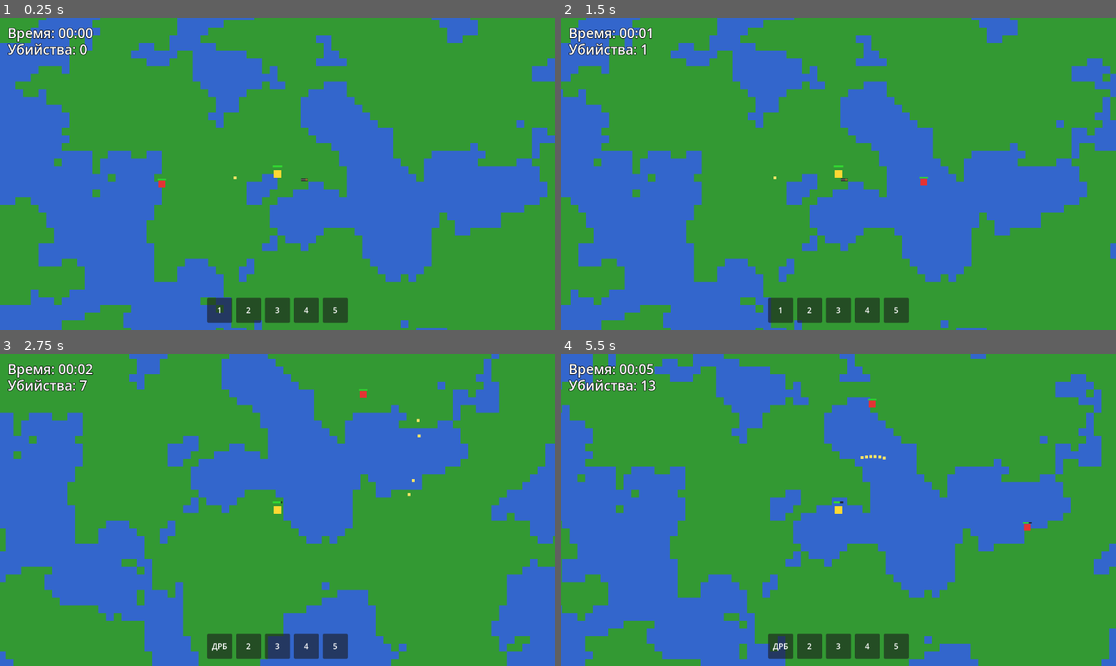
Above: before the commit, frames 1-4 (two rows, left to right).
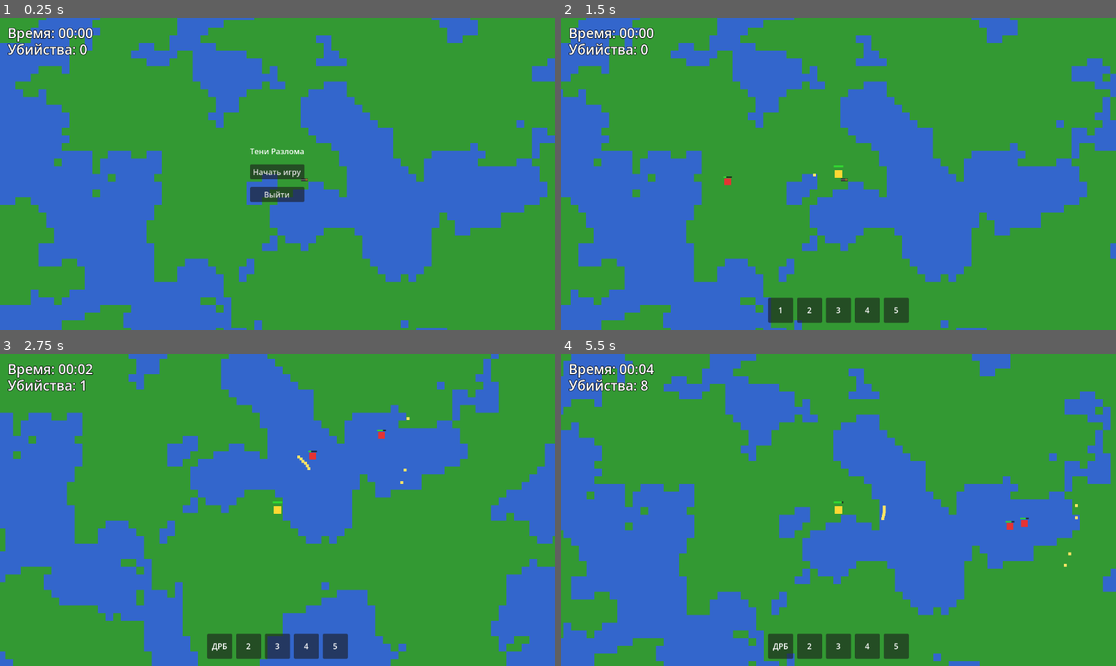
Above: after the commit, the same moments.

Repository: aegissana-sudo/vada
Game: Godot game, scene res://Main.tscn
Same seed, same stepped clock (60 frames per second), same inputs: the game is played once before the commit and once after it.
Inputs (mouse positions are in pixels of both pictures, inside the frame that each line leads up to):
- Up to frame 1 (0.25 s): no input
- Up to frame 2 (1.5 s): click (838, 170) at 0.5 s, where only the run after the commit has a clickable "Начать игру"; hold Right (ui_right) from 1.28 s (still down)
- Up to frame 3 (2.75 s): release Right (ui_right) at 2.03 s; hold Down (ui_down) from 2.03 s (still down)
- Up to frame 4 (5.5 s): release Down (ui_down) at 2.78 s; hold Right (ui_right) 2.78-3.53 s; hold Up (ui_up) 3.53-4.28 s; hold Left (ui_left) from 4.28 s (still down)

The runs differ from the first frame. In frame 1, 2.9% of the frame differs, in the area x 28-63%, y 41-98%; in frame 2, 0.2%; in frame 3, 1.2%; in frame 4, 22%, in the area x 0-100%, y 0-100%.

Commit message:
Добавить главное меню и название игры

Diff:
--- a/Main.tscn
+++ b/Main.tscn
@@ -119,6 +119,36 @@
 horizontal_alignment = 1
 vertical_alignment = 1
 
+[node name="MainMenu" type="Control" parent="CanvasLayer"]
+layout_mode = 3
+anchors_preset = 15
+anchor_right = 1.0
+anchor_bottom = 1.0
+
+[node name="CenterContainer" type="CenterContainer" parent="CanvasLayer/MainMenu"]
+layout_mode = 1
+anchors_preset = 15
+anchor_right = 1.0
+anchor_bottom = 1.0
+
+[node name="VBoxContainer" type="VBoxContainer" parent="CanvasLayer/MainMenu/CenterContainer"]
+layout_mode = 2
+alignment = 1
+theme_override_constants/separation = 16
+
+[node name="GameTitleLabel" type="Label" parent="CanvasLayer/MainMenu/CenterContainer/VBoxContainer"]
+layout_mode = 2
+text = "Тени Разлома"
+horizontal_alignment = 1
+
+[node name="StartButton" type="Button" parent="CanvasLayer/MainMenu/CenterContainer/VBoxContainer"]
+layout_mode = 2
+text = "Начать игру"
+
+[node name="ExitButton" type="Button" parent="CanvasLayer/MainMenu/CenterContainer/VBoxContainer"]
+layout_mode = 2
+text = "Выйти"
+
 [node name="GameOverMenu" type="Control" parent="CanvasLayer"]
 visible = false
 layout_mode = 3
--- a/project.godot
+++ b/project.godot
@@ -10,7 +10,7 @@
 
 [application]
 
-config/name="Новый игровой проект"
+config/name="Тени Разлома"
 config/features=PackedStringArray("4.6", "GL Compatibility")
 run/main_scene="res://Main.tscn"
 config/icon="res://icon.svg"
--- a/scripts/world.gd
+++ b/scripts/world.gd
@@ -13,9 +13,12 @@
 @onready var player: CharacterBody2D = $Player
 @onready var survival_timer_label: Label = $CanvasLayer/SurvivalTimerLabel
 @onready var kill_counter_label: Label = $CanvasLayer/KillCounterLabel
+@onready var main_menu: Control = $CanvasLayer/MainMenu
 @onready var game_over_menu: Control = $CanvasLayer/GameOverMenu
 @onready var game_over_time_label: Label = $CanvasLayer/GameOverMenu/CenterContainer/VBoxContainer/TimeLabel
 @onready var retry_button: Button = $CanvasLayer/GameOverMenu/CenterContainer/VBoxContainer/RetryButton
+@onready var start_button: Button = $CanvasLayer/MainMenu/CenterContainer/VBoxContainer/StartButton
+@onready var exit_button: Button = $CanvasLayer/MainMenu/CenterContainer/VBoxContainer/ExitButton
 @onready var shotgun_slot_label: Label = $CanvasLayer/InventoryUI/SlotsContainer/Slot1/Label
 
 var noise := FastNoiseLite.new()
@@ -27,6 +30,7 @@
 var _game_over := false
 var _survival_time := 0.0
 var _kill_count := 0
+var _game_started := false
 
 func _ready() -> void:
     noise.seed = randi()
@@ -39,14 +43,41 @@
     _spawn_shotgun_pickup()
     player.died.connect(_on_player_died)
     retry_button.pressed.connect(_on_retry_button_pressed)
+    start_button.pressed.connect(_on_start_button_pressed)
+    exit_button.pressed.connect(_on_exit_button_pressed)
+
+    _set_gameplay_active(false)
 
 func _process(delta: float) -> void:
-    if _game_over:
+    if not _game_started or _game_over:
         return
     _survival_time += delta
     _update_survival_ui()
     _update_chunks()
     _update_enemy_spawns(delta)
+
+
+func _set_gameplay_active(is_active: bool) -> void:
+    _game_started = is_active
+    player.set_physics_process(is_active)
+    player.set_process(is_active)
+    player.visible = is_active
+
+    if player.has_node("CollisionShape2D"):
+        var collider: CollisionShape2D = player.get_node("CollisionShape2D")
+        collider.disabled = not is_active
+
+    var inventory_ui: Control = $CanvasLayer/InventoryUI
+    inventory_ui.visible = is_active
+
+
+func _on_start_button_pressed() -> void:
+    main_menu.visible = false
+    _set_gameplay_active(true)
+
+
+func _on_exit_button_pressed() -> void:
+    get_tree().quit()
 
 
 func _update_inventory_ui() -> void:
